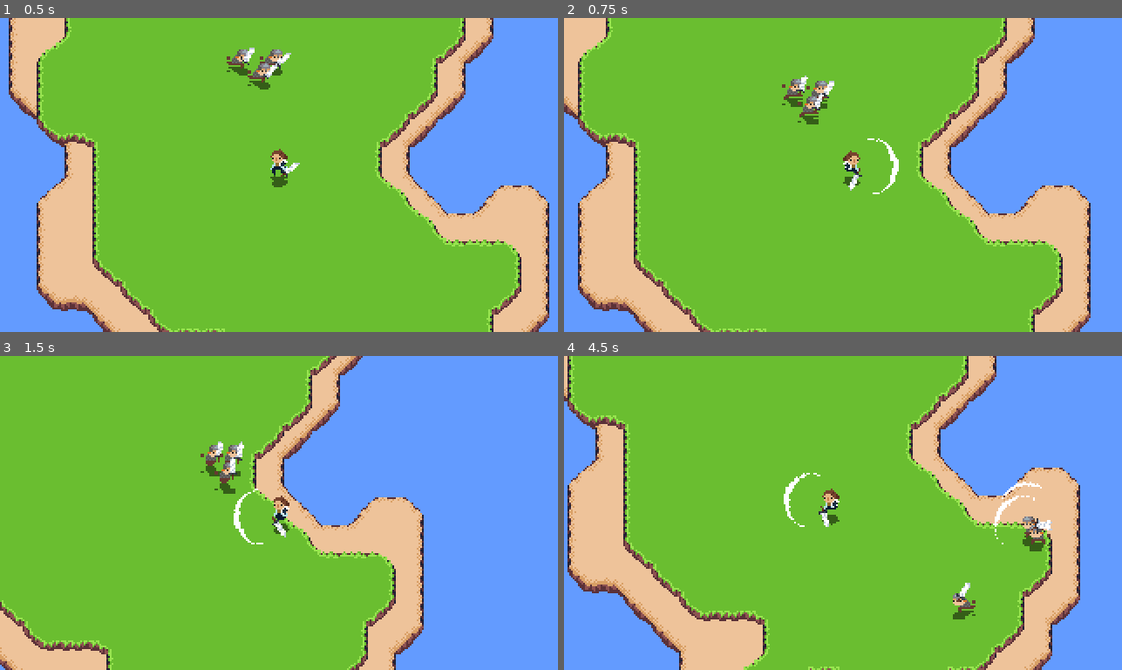
Above: before the commit, frames 1-4 (two rows, left to right).
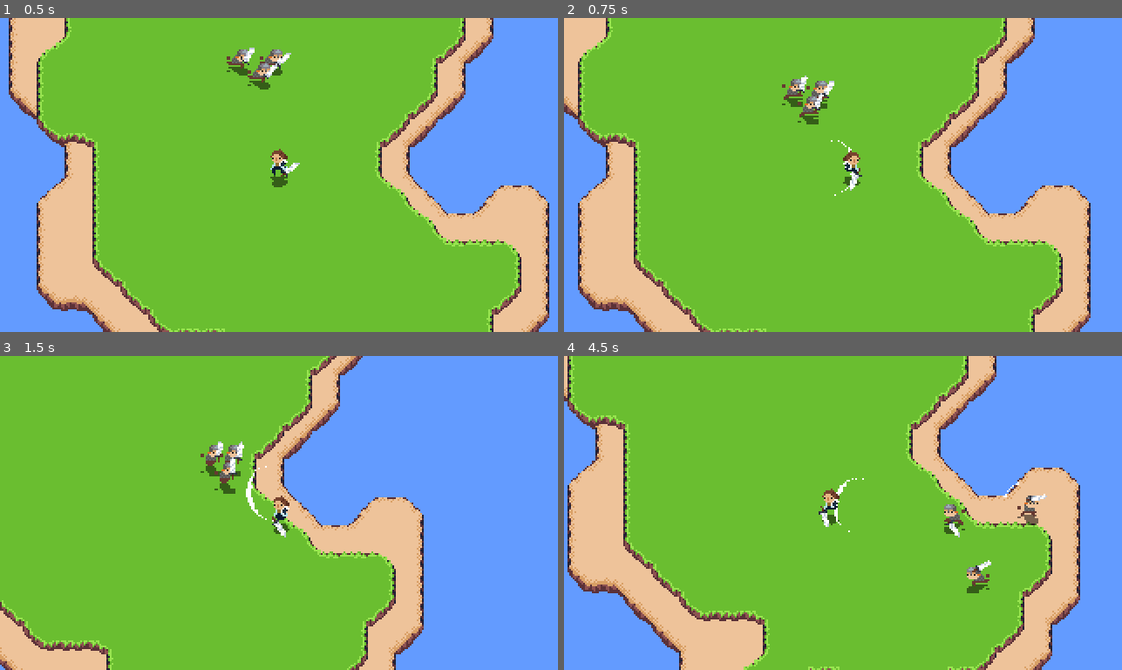
Above: after the commit, the same moments.

Repository: IAmCheeseman/cannibalism-game
Game: Godot game, scene res://scenes/world.tscn
Same seed, same stepped clock (60 frames per second), same inputs: the game is played once before the commit and once after it.
Inputs (mouse positions are in pixels of both pictures, inside the frame that each line leads up to):
- Up to frame 1 (0.5 s): no input
- Up to frame 2 (0.75 s): move the mouse to (965, 159) at 0.52 s; hold D (right) from 0.53 s (still down); click (965, 159) at 0.6 s
- Up to frame 3 (1.5 s): move the mouse to (167, 528) at 1.27 s; release D (right) at 1.28 s; hold S (down) from 1.28 s (still down); click (167, 528) at 1.35 s
- Up to frame 4 (4.5 s): move the mouse to (898, 443) at 2.02 s; release S (down) at 2.03 s; hold D (right) 2.03-2.78 s; click (898, 443) at 2.1 s; move the mouse to (815, 575) at 2.77 s; hold W (up) 2.78-3.53 s; click (815, 575) at 2.85 s; move the mouse to (1010, 560) at 3.52 s; hold A (left) from 3.53 s (still down); click (1010, 560) at 3.6 s; move the mouse to (675, 465) at 4.27 s; click (675, 465) at 4.35 s

Frame 1 is identical in both runs. In frame 2, 0.2% of the frame differs, in the area x 47-60%, y 38-57%; in frame 3, 0.3%; in frame 4, 1.7%, in the area x 39-88%, y 37-84%.

Commit message:
Attacking

Diff:
--- /dev/null
+++ b/scenes/damage/health.gd
@@ -0,0 +1,26 @@
+extends Node
+class_name Health
+
+@export var max_health := 15.0
+@export var defense := 0.0
+@export var hurtbox: Hurtbox
+@export var entity: CharacterBody2D
+
+@onready var health := max_health
+
+signal died
+
+func _ready() -> void:
+  hurtbox.took_damage.connect(take_damage)
+
+func take_damage(attack: Attack) -> void:
+  var total_defense := 0.
+  if defense != 0:
+    total_defense = defense / 2
+  health -= attack.damage - total_defense
+
+  entity.velocity = attack.knockbackDirection
+
+  if health <= 0:
+    died.emit()
+    entity.queue_free()
--- /dev/null
+++ b/scenes/damage/hitbox.gd
@@ -0,0 +1,14 @@
+extends Area2D
+
+signal hit(attack: Attack, hurtbox: Hurtbox)
+
+@export var attack: Attack
+
+func _on_area_entered(area: Area2D) -> void:
+  if not area is Hurtbox:
+    return
+
+  var hurtbox := area as Hurtbox
+  hurtbox.take_damage(attack)
+
+  hit.emit(attack, hurtbox)
--- /dev/null
+++ b/scenes/damage/hitbox.tscn
@@ -0,0 +1,11 @@
+[gd_scene load_steps=2 format=3 uid="uid://bh0mgstt3w7bo"]
+
+[ext_resource type="Script" path="res://scenes/damage/hitbox.gd" id="1_n7ssb"]
+
+[node name="Hitbox" type="Area2D"]
+collision_layer = 8
+collision_mask = 16
+monitorable = false
+script = ExtResource("1_n7ssb")
+
+[connection signal="area_entered" from="." to="." method="_on_area_entered"]
--- /dev/null
+++ b/scenes/damage/hurtbox.gd
@@ -0,0 +1,21 @@
+extends Area2D
+class_name Hurtbox
+
+@onready var invincibility_timer: Timer
+
+@export var iframes = 0.1
+
+signal took_damage(attack: Attack)
+
+func _ready() -> void:
+  invincibility_timer = Timer.new()
+  invincibility_timer.one_shot = true
+  add_child(invincibility_timer)
+
+func take_damage(attack: Attack) -> bool:
+  if not invincibility_timer.is_stopped():
+    return false
+
+  took_damage.emit(attack)
+  invincibility_timer.start(iframes)
+  return true
--- /dev/null
+++ b/scenes/damage/hurtbox.tscn
@@ -0,0 +1,9 @@
+[gd_scene load_steps=2 format=3 uid="uid://pxcaybrgnse4"]
+
+[ext_resource type="Script" path="res://scenes/damage/hurtbox.gd" id="1_dhqpk"]
+
+[node name="Hurtbox" type="Area2D"]
+collision_layer = 16
+collision_mask = 0
+monitoring = false
+script = ExtResource("1_dhqpk")
--- a/scenes/enemy/knight.gd
+++ b/scenes/enemy/knight.gd
@@ -51,7 +51,10 @@
   attack_charge.start()
   attack_timer.start()
 
-func _attack_process(_delta: float) -> void:
+func _attack_process(delta: float) -> void:
+  target = global_position
+  _move_to_target(delta)
+
   if not attack_charge.is_stopped():
     var percentage = 1 - attack_charge.time_left / attack_charge.wait_time
     sprite.material.set_shader_parameter("strength", percentage)
--- a/scenes/enemy/knight.tscn
+++ b/scenes/enemy/knight.tscn
@@ -1,14 +1,17 @@
-[gd_scene load_steps=14 format=3 uid="uid://dehpycbhc7bli"]
+[gd_scene load_steps=18 format=3 uid="uid://dehpycbhc7bli"]
 
 [ext_resource type="Script" path="res://scenes/enemy/knight.gd" id="1_2btnr"]
 [ext_resource type="Texture2D" uid="uid://bvue8de6jom6e" path="res://assets/knight.png" id="1_a0qep"]
-[ext_resource type="Shader" path="res://shaders/whiten.gdshader" id="2_i4t4t"]
+[ext_resource type="Shader" path="res://scenes/shaders/whiten.gdshader" id="2_30fqu"]
 [ext_resource type="Script" path="res://scripts/shadow/shadow.gd" id="2_ifjfv"]
 [ext_resource type="Script" path="res://scripts/soft_collision.gd" id="3_dwko6"]
 [ext_resource type="PackedScene" uid="uid://bnybsfvdttobu" path="res://scenes/sword.tscn" id="4_xpis5"]
+[ext_resource type="Script" path="res://scenes/damage/health.gd" id="6_1gut4"]
+[ext_resource type="PackedScene" uid="uid://tt7f2q5f8lgw" path="res://scenes/enemy_swing.tscn" id="6_6ga5i"]
+[ext_resource type="PackedScene" uid="uid://pxcaybrgnse4" path="res://scenes/damage/hurtbox.tscn" id="6_wov6b"]
 
 [sub_resource type="ShaderMaterial" id="ShaderMaterial_22f3t"]
-shader = ExtResource("2_i4t4t")
+shader = ExtResource("2_30fqu")
 shader_parameter/strength = 0.0
 
 [sub_resource type="Animation" id="Animation_4fp6x"]
@@ -70,16 +73,16 @@
 [sub_resource type="CircleShape2D" id="CircleShape2D_5x82i"]
 radius = 4.0
 
+[sub_resource type="CapsuleShape2D" id="CapsuleShape2D_x0e6l"]
+radius = 4.0
+height = 12.0
+
 [sub_resource type="CircleShape2D" id="CircleShape2D_1vl0i"]
 radius = 5.0
 
 [node name="Knight" type="CharacterBody2D"]
 collision_layer = 0
 script = ExtResource("1_2btnr")
-speed = null
-accel = null
-flee_distance = null
-attack_distance = null
 
 [node name="Sprite" type="Sprite2D" parent="."]
 material = SubResource("ShaderMaterial_22f3t")
@@ -99,11 +102,20 @@
 
 [node name="Sword" parent="." instance=ExtResource("4_xpis5")]
 position = Vector2(0, -4)
+swing_scene = ExtResource("6_6ga5i")
 
 [node name="Collision" type="CollisionShape2D" parent="."]
 visible = false
 position = Vector2(0, -4)
 shape = SubResource("CircleShape2D_5x82i")
+
+[node name="Hurtbox" parent="." instance=ExtResource("6_wov6b")]
+collision_layer = 20
+monitoring = true
+
+[node name="CollisionShape2D" type="CollisionShape2D" parent="Hurtbox"]
+position = Vector2(0, -6)
+shape = SubResource("CapsuleShape2D_x0e6l")
 
 [node name="SoftCollision" type="Area2D" parent="."]
 collision_layer = 32
@@ -116,6 +128,11 @@
 
 [node name="FleeCheck" type="RayCast2D" parent="."]
 
+[node name="Health" type="Node" parent="." node_paths=PackedStringArray("hurtbox", "entity")]
+script = ExtResource("6_1gut4")
+hurtbox = NodePath("../Hurtbox")
+entity = NodePath("..")
+
 [node name="Attack" type="Timer" parent="."]
 one_shot = true
 
--- /dev/null
+++ b/scenes/enemy_swing.tscn
@@ -0,0 +1,15 @@
+[gd_scene load_steps=3 format=3 uid="uid://tt7f2q5f8lgw"]
+
+[ext_resource type="PackedScene" uid="uid://cktbvsy7lh8jo" path="res://scenes/swing.tscn" id="1_bfhsx"]
+
+[sub_resource type="RectangleShape2D" id="RectangleShape2D_uyx4n"]
+size = Vector2(16, 24)
+
+[node name="Swing" instance=ExtResource("1_bfhsx")]
+
+[node name="Hitbox" parent="." index="1"]
+collision_mask = 2
+
+[node name="CollisionShape2D" parent="Hitbox" index="0"]
+position = Vector2(-4, 0)
+shape = SubResource("RectangleShape2D_uyx4n")
--- a/scenes/player.tscn
+++ b/scenes/player.tscn
@@ -1,9 +1,17 @@
-[gd_scene load_steps=10 format=3 uid="uid://divwy2nfalis4"]
+[gd_scene load_steps=13 format=3 uid="uid://divwy2nfalis4"]
 
 [ext_resource type="Script" path="res://scenes/player.gd" id="1_rgy3p"]
 [ext_resource type="Texture2D" uid="uid://bntxlcgxv71h2" path="res://assets/sam.png" id="2_qvvvq"]
 [ext_resource type="Script" path="res://scripts/shadow/shadow.gd" id="3_k72rk"]
 [ext_resource type="PackedScene" uid="uid://bnybsfvdttobu" path="res://scenes/sword.tscn" id="4_ai78g"]
+[ext_resource type="Script" path="res://scenes/damage/health.gd" id="5_3rbl5"]
+[ext_resource type="Script" path="res://scenes/damage/hurtbox.gd" id="6_8rj64"]
+
+[sub_resource type="CircleShape2D" id="CircleShape2D_m83ue"]
+radius = 4.0
+
+[sub_resource type="CircleShape2D" id="CircleShape2D_86ppu"]
+radius = 4.0
 
 [sub_resource type="Animation" id="Animation_ai5gb"]
 length = 0.001
@@ -61,9 +69,6 @@
 "walk": SubResource("Animation_a5bmf")
 }
 
-[sub_resource type="CircleShape2D" id="CircleShape2D_m83ue"]
-radius = 4.0
-
 [node name="Player" type="CharacterBody2D"]
 collision_layer = 0
 motion_mode = 1
@@ -72,11 +77,10 @@
 floor_block_on_wall = false
 script = ExtResource("1_rgy3p")
 
-[node name="AnimationPlayer" type="AnimationPlayer" parent="."]
-libraries = {
-"": SubResource("AnimationLibrary_ypsek")
-}
-autoplay = "idle"
+[node name="Collision" type="CollisionShape2D" parent="."]
+visible = false
+position = Vector2(0, -4)
+shape = SubResource("CircleShape2D_m83ue")
 
 [node name="Sprite" type="Sprite2D" parent="."]
 texture = ExtResource("2_qvvvq")
@@ -84,18 +88,35 @@
 hframes = 3
 vframes = 2
 
-[node name="Collision" type="CollisionShape2D" parent="."]
-visible = false
-position = Vector2(0, -4)
-shape = SubResource("CircleShape2D_m83ue")
-
 [node name="SpriteShadow" type="Node2D" parent="." node_paths=PackedStringArray("shadow_sprite")]
 script = ExtResource("3_k72rk")
 shadow_sprite = NodePath("../Sprite")
+
+[node name="Sword" parent="." instance=ExtResource("4_ai78g")]
+position = Vector2(0, -4)
 
 [node name="Camera" type="Camera2D" parent="."]
 position_smoothing_enabled = true
 position_smoothing_speed = 15.0
 
-[node name="Sword" parent="." instance=ExtResource("4_ai78g")]
+[node name="Hurtbox" type="Area2D" parent="."]
+collision_layer = 2
+collision_mask = 0
+script = ExtResource("6_8rj64")
+
+[node name="Collision" type="CollisionShape2D" parent="Hurtbox"]
+visible = false
 position = Vector2(0, -4)
+shape = SubResource("CircleShape2D_86ppu")
+
+[node name="Health" type="Node" parent="." node_paths=PackedStringArray("hurtbox", "entity")]
+script = ExtResource("5_3rbl5")
+max_health = 1.0
+hurtbox = NodePath("../Hurtbox")
+entity = NodePath("..")
+
+[node name="AnimationPlayer" type="AnimationPlayer" parent="."]
+libraries = {
+"": SubResource("AnimationLibrary_ypsek")
+}
+autoplay = "idle"
--- /dev/null
+++ b/scenes/swing.tscn
@@ -0,0 +1,111 @@
+[gd_scene load_steps=9 format=3 uid="uid://cktbvsy7lh8jo"]
+
+[ext_resource type="Texture2D" uid="uid://b2hv312ye6aif" path="res://assets/swing.png" id="1_nqya7"]
+[ext_resource type="PackedScene" uid="uid://bh0mgstt3w7bo" path="res://scenes/damage/hitbox.tscn" id="2_bv3qq"]
+[ext_resource type="Script" path="res://scripts/attack.gd" id="3_qfcqm"]
+
+[sub_resource type="Resource" id="Resource_23m2l"]
+script = ExtResource("3_qfcqm")
+damage = 5.0
+knockbackDirection = Vector2(250, 0)
+
+[sub_resource type="RectangleShape2D" id="RectangleShape2D_5d47p"]
+size = Vector2(24, 32)
+
+[sub_resource type="Animation" id="Animation_we1wh"]
+resource_name = "swing"
+length = 0.4
+step = 0.05
+tracks/0/type = "value"
+tracks/0/imported = false
+tracks/0/enabled = true
+tracks/0/path = NodePath("Sprite:frame")
+tracks/0/interp = 1
+tracks/0/loop_wrap = true
+tracks/0/keys = {
+"times": PackedFloat32Array(0, 0.05, 0.1, 0.15, 0.2, 0.25, 0.3, 0.35),
+"transitions": PackedFloat32Array(1, 1, 1, 1, 1, 1, 1, 1),
+"update": 1,
+"values": [0, 1, 2, 3, 4, 5, 6, 7]
+}
+tracks/1/type = "value"
+tracks/1/imported = false
+tracks/1/enabled = true
+tracks/1/path = NodePath("Hitbox/CollisionShape2D:disabled")
+tracks/1/interp = 1
+tracks/1/loop_wrap = true
+tracks/1/keys = {
+"times": PackedFloat32Array(0, 0.05),
+"transitions": PackedFloat32Array(1, 1),
+"update": 1,
+"values": [false, true]
+}
+tracks/2/type = "method"
+tracks/2/imported = false
+tracks/2/enabled = true
+tracks/2/path = NodePath(".")
+tracks/2/interp = 1
+tracks/2/loop_wrap = true
+tracks/2/keys = {
+"times": PackedFloat32Array(0.4),
+"transitions": PackedFloat32Array(1),
+"values": [{
+"args": [],
+"method": &"queue_free"
+}]
+}
+
+[sub_resource type="Animation" id="Animation_i62sw"]
+length = 0.001
+tracks/0/type = "value"
+tracks/0/imported = false
+tracks/0/enabled = true
+tracks/0/path = NodePath("Sprite:frame")
+tracks/0/interp = 1
+tracks/0/loop_wrap = true
+tracks/0/keys = {
+"times": PackedFloat32Array(0),
+"transitions": PackedFloat32Array(1),
+"update": 1,
+"values": [0]
+}
+tracks/1/type = "value"
+tracks/1/imported = false
+tracks/1/enabled = true
+tracks/1/path = NodePath("Hitbox/CollisionShape2D:disabled")
+tracks/1/interp = 1
+tracks/1/loop_wrap = true
+tracks/1/keys = {
+"times": PackedFloat32Array(0),
+"transitions": PackedFloat32Array(1),
+"update": 1,
+"values": [false]
+}
+
+[sub_resource type="AnimationLibrary" id="AnimationLibrary_s2eij"]
+_data = {
+"RESET": SubResource("Animation_i62sw"),
+"swing": SubResource("Animation_we1wh")
+}
+
+[node name="Swing" type="Node2D"]
+
+[node name="Sprite" type="Sprite2D" parent="."]
+position = Vector2(12, 0)
+texture = ExtResource("1_nqya7")
+hframes = 8
+
+[node name="Hitbox" parent="." instance=ExtResource("2_bv3qq")]
+position = Vector2(12, 0)
+collision_mask = 4
+monitorable = true
+attack = SubResource("Resource_23m2l")
+
+[node name="CollisionShape2D" type="CollisionShape2D" parent="Hitbox"]
+shape = SubResource("RectangleShape2D_5d47p")
+
+[node name="AnimationPlayer" type="AnimationPlayer" parent="."]
+libraries = {
+"": SubResource("AnimationLibrary_s2eij")
+}
+autoplay = "swing"
--- a/scenes/sword.gd
+++ b/scenes/sword.gd
@@ -3,7 +3,8 @@
 
 @onready var cooldown: Timer = $Cooldown
 @onready var sprite: Sprite2D = $Sprite
-@onready var swing_sprite: AnimatedSprite2D = $Swing
+
+@export var swing_scene: PackedScene
 
 var swing_dir := 1.
 var hold_angle: float
@@ -27,10 +28,8 @@
 
   cooldown.start()
   swing_dir = -swing_dir
-  swing_sprite.show()
-  swing_sprite.play("swing")
 
-
-func _on_swing_animation_looped() -> void:
-  swing_sprite.stop()
-  swing_sprite.hide()
+  var swing = swing_scene.instantiate()
+  swing.global_position = global_position
+  swing.rotation = rotation
+  $"/root/World".add_child(swing)
--- a/scenes/sword.tscn
+++ b/scenes/sword.tscn
@@ -1,75 +1,12 @@
-[gd_scene load_steps=13 format=3 uid="uid://bnybsfvdttobu"]
+[gd_scene load_steps=4 format=3 uid="uid://bnybsfvdttobu"]
 
 [ext_resource type="Script" path="res://scenes/sword.gd" id="1_kgeyt"]
 [ext_resource type="Texture2D" uid="uid://2brhgp83rl3x" path="res://assets/sword.png" id="1_xel02"]
-[ext_resource type="Texture2D" uid="uid://b2hv312ye6aif" path="res://assets/swing.png" id="3_cs3hs"]
-
-[sub_resource type="AtlasTexture" id="AtlasTexture_nlu4o"]
-atlas = ExtResource("3_cs3hs")
-region = Rect2(0, 0, 24, 32)
-
-[sub_resource type="AtlasTexture" id="AtlasTexture_qtsk5"]
-atlas = ExtResource("3_cs3hs")
-region = Rect2(24, 0, 24, 32)
-
-[sub_resource type="AtlasTexture" id="AtlasTexture_2ehyl"]
-atlas = ExtResource("3_cs3hs")
-region = Rect2(48, 0, 24, 32)
-
-[sub_resource type="AtlasTexture" id="AtlasTexture_olq2r"]
-atlas = ExtResource("3_cs3hs")
-region = Rect2(72, 0, 24, 32)
-
-[sub_resource type="AtlasTexture" id="AtlasTexture_be4ki"]
-atlas = ExtResource("3_cs3hs")
-region = Rect2(96, 0, 24, 32)
-
-[sub_resource type="AtlasTexture" id="AtlasTexture_sqlvr"]
-atlas = ExtResource("3_cs3hs")
-region = Rect2(120, 0, 24, 32)
-
-[sub_resource type="AtlasTexture" id="AtlasTexture_lvi3o"]
-atlas = ExtResource("3_cs3hs")
-region = Rect2(144, 0, 24, 32)
-
-[sub_resource type="AtlasTexture" id="AtlasTexture_e4hc7"]
-atlas = ExtResource("3_cs3hs")
-region = Rect2(168, 0, 24, 32)
-
-[sub_resource type="SpriteFrames" id="SpriteFrames_ws23u"]
-animations = [{
-"frames": [{
-"duration": 1.0,
-"texture": SubResource("AtlasTexture_nlu4o")
-}, {
-"duration": 1.0,
-"texture": SubResource("AtlasTexture_qtsk5")
-}, {
-"duration": 1.0,
-"texture": SubResource("AtlasTexture_2ehyl")
-}, {
-"duration": 1.0,
-"texture": SubResource("AtlasTexture_olq2r")
-}, {
-"duration": 1.0,
-"texture": SubResource("AtlasTexture_be4ki")
-}, {
-"duration": 1.0,
-"texture": SubResource("AtlasTexture_sqlvr")
-}, {
-"duration": 1.0,
-"texture": SubResource("AtlasTexture_lvi3o")
-}, {
-"duration": 1.0,
-"texture": SubResource("AtlasTexture_e4hc7")
-}],
-"loop": true,
-"name": &"swing",
-"speed": 15.0
-}]
+[ext_resource type="PackedScene" uid="uid://cktbvsy7lh8jo" path="res://scenes/swing.tscn" id="2_aqbso"]
 
 [node name="Sword" type="Node2D"]
 script = ExtResource("1_kgeyt")
+swing_scene = ExtResource("2_aqbso")
 
 [node name="Sprite" type="Sprite2D" parent="."]
 position = Vector2(5, 0)
@@ -77,14 +14,6 @@
 texture = ExtResource("1_xel02")
 offset = Vector2(0, -8)
 
-[node name="Swing" type="AnimatedSprite2D" parent="."]
-visible = false
-position = Vector2(23, 0)
-sprite_frames = SubResource("SpriteFrames_ws23u")
-animation = &"swing"
-
 [node name="Cooldown" type="Timer" parent="."]
 wait_time = 0.4
 one_shot = true
-
-[connection signal="animation_looped" from="Swing" to="." method="_on_swing_animation_looped"]
--- a/scenes/world.tscn
+++ b/scenes/world.tscn
@@ -411,23 +411,23 @@
 player = NodePath("../Player")
 area = ExtResource("8_var7i")
 
-[node name="Knight" parent="." instance=ExtResource("9_t6fyg")]
+[node name="Knight1" parent="." instance=ExtResource("9_t6fyg")]
 position = Vector2(164, 100)
-speed = null
-accel = null
-flee_distance = null
-attack_distance = null
+speed = 80.0
+accel = 15.0
+flee_distance = 80.0
+attack_distance = 24.0
 
 [node name="Knight2" parent="." instance=ExtResource("9_t6fyg")]
 position = Vector2(170, 100)
-speed = null
-accel = null
-flee_distance = null
-attack_distance = null
+speed = 80.0
+accel = 15.0
+flee_distance = 80.0
+attack_distance = 24.0
 
 [node name="Knight3" parent="." instance=ExtResource("9_t6fyg")]
 position = Vector2(178, 99)
-speed = null
-accel = null
-flee_distance = null
-attack_distance = null
+speed = 80.0
+accel = 15.0
+flee_distance = 80.0
+attack_distance = 24.0
--- /dev/null
+++ b/scripts/attack.gd
@@ -0,0 +1,5 @@
+extends Resource
+class_name Attack
+
+@export var damage := 5.0
+@export var knockbackDirection: Vector2
--- a/scripts/shadow/shadow.gd
+++ b/scripts/shadow/shadow.gd
@@ -20,3 +20,6 @@
   shadow.flip_h = shadow_sprite.flip_h
   shadow.flip_v = shadow_sprite.flip_v
   shadow.frame = shadow_sprite.frame
+
+func _exit_tree() -> void:
+  shadow.queue_free()
Renamed: shaders/whiten.gdshader -> scenes/shaders/whiten.gdshader
